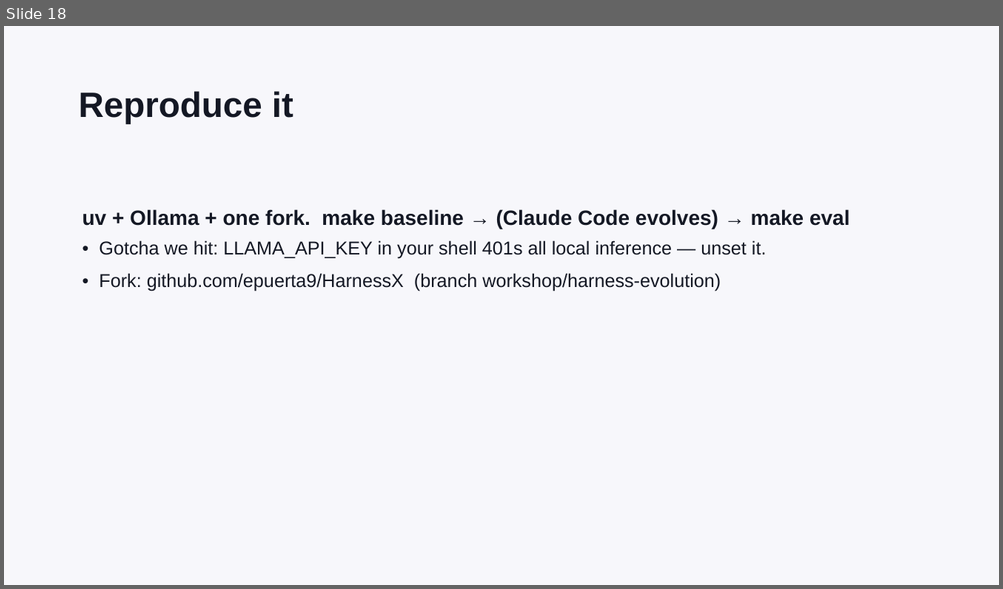
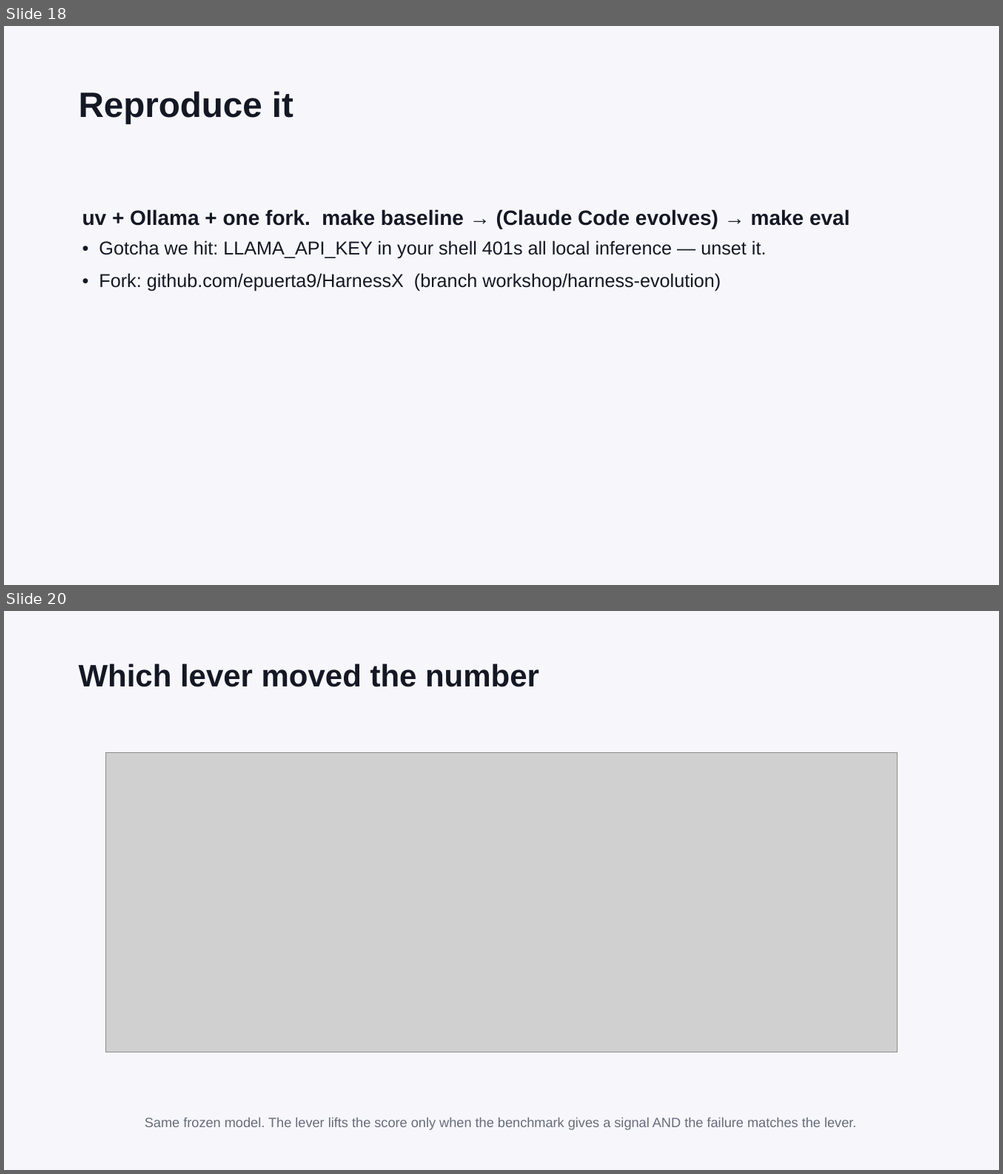
Before and after one commit to epuerta9/HarnessX, a slide deck: workshop/harness-evolution-workshop.pptx. Shown one above the other, each under a label of ours: slide 18 before the commit, slides 18 and 20 after it; the slides between them are not shown. The pictures are 1003x589 and 1003x1174 pixels, drawn with LibreOffice and Linux fonts; fonts in the diff are those of the drawing; grey boxes stand for pictures. Boxes give left, top, right and bottom in pixels: in the first picture for what was removed or moved away, otherwise in the second. Text is boxed around its words. In the diff, an @@ line names an element or a change of style, - is before the commit and + after.

```diff
--- a/workshop/harness-evolution-workshop.pptx
+++ b/workshop/harness-evolution-workshop.pptx
@@ slide 20 added at (4,611,999,1170), background #F7F7FB @@
@@ text added at (79,664,539,687), 30 pt, text #141824, bold @@
+Which lever moved the number
@@ picture added at (106,753,897,1053) @@
@@ text added at (145,1118,856,1130), 13 pt, text #666C7A @@
+Same frozen model. The lever lifts the score only when the benchmark gives a signal AND the failure matches the lever.
```
Also in this commit, not shown: 1 slide changed, 2 other slides added, 2 other files.
